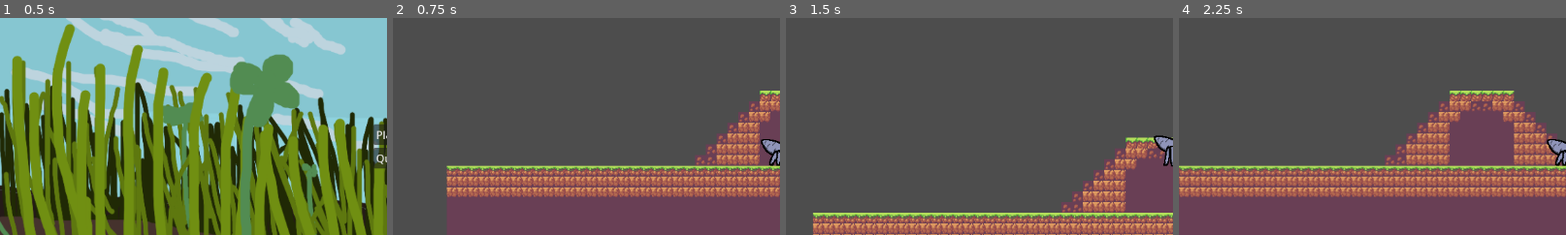
Above: before the commit, frames 1-4 (left to right).
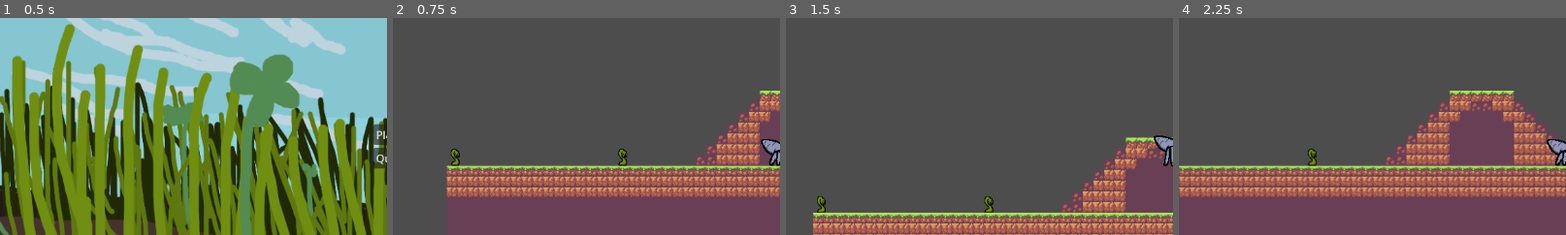
Above: after the commit, the same moments.

Repository: elijahzins/2DPlatfomer
Game: Godot game, scene res://start_menu.tscn
The game is run twice, just before and just after one commit, with the same random seed, the same clock (stepped at 60 frames per second) and the same inputs.
Inputs (mouse positions are % of the whole screen's width and height, from its top left):
- Up to frame 1 (0.5 s): no input
- Up to frame 2 (0.75 s): click "Play" at 0.5 s
- Up to frame 3 (1.5 s): tap Enter (ui_accept) at 1.25 s; move the mouse to (72, 45) at 1.27 s; hold Right (ui_right) from 1.28 s (still down); hold Shift from 1.28 s (still down); click (72, 45) at 1.42 s
- Up to frame 4 (2.25 s): tap Enter (ui_accept) at 1.52 s; release Right (ui_right) at 2 s; release Shift at 2 s; drag from (30, 55) to (72, 60) at 2.02 s
The pictures show only the part of the screen within x 0-50%, y 20-70%; the shares and areas given below are measured in that part.

Frame 1 is identical in both runs. In frame 2, 0.3% of the frame differs, in the area x 15-61%, y 60-69%; in frame 3, 0.3%; in frame 4, 0.2%.

Commit message:
Checkpoints will now update when a new checkpoint is reached

Diff:
--- a/Scripts/SceneScripts/checkpoint.gd
+++ b/Scripts/SceneScripts/checkpoint.gd
@@ -5,21 +5,29 @@
 
 # Called when the node enters the scene tree for the first time.
 func _ready() -> void:
-	if GlobalScript.checkpoint_is_open == true:
+	checkpointSprite.play("closed")
+	if GlobalScript.checkpoint_position == $RespawnPoint.global_position:
 		checkpointSprite.play("opened")
+		GlobalScript.previous_checkpoint_node = self
 
 # Called every frame. 'delta' is the elapsed time since the previous frame.
 func _process(delta: float) -> void:
-	if GlobalScript.checkpoint_is_open == false:
-		checkpointSprite.play("closed")
-	else: if checkpointSprite.animation == "opening" and checkpointSprite.frame == 4:
+	#if GlobalScript.checkpoint_is_open == false:
+		#checkpointSprite.play("closed")
+	#else:
+	if checkpointSprite.animation == "opening" and checkpointSprite.frame == 4:
 		checkpointSprite.play("opened")
 
 #if the player's body is a part of the "GBLplayer" do the following when entering the checkpoint
 func _on_body_entered(body: Node2D) -> void:
-	if body.is_in_group("GBLplayer"):
+	if body.is_in_group("GBLplayer") && GlobalScript.checkpoint_position != $RespawnPoint.global_position:
 		GlobalScript.checkpoint_position = $RespawnPoint.global_position
 		if GlobalScript.checkpoint_is_open == false:
 			GlobalScript.checkpoint_is_open = true
 			checkpointSprite.play("opening")
-			GlobalScript.checkpoint_is_open = true
+			GlobalScript.checkpoint_is_open = false
+
+#when encountering a Area2D checkpoint node, close the previous checkpoint and make the new checkpoint the previous
+		if GlobalScript.previous_checkpoint_node:
+			GlobalScript.previous_checkpoint_node.checkpointSprite.play("closed")
+		GlobalScript.previous_checkpoint_node = self
--- a/global_script.gd
+++ b/global_script.gd
@@ -3,3 +3,4 @@
 var checkpoint_is_open = false
 
 var checkpoint_position: Vector2 = Vector2(-999,-999)
+var previous_checkpoint_node: Area2D = null
--- a/player.tscn
+++ b/player.tscn
@@ -169,6 +169,12 @@
 
 [node name="CheckpointManager" type="Node" parent="."]
 
+[node name="Checkpoint2" parent="CheckpointManager" instance=ExtResource("13_606se")]
+position = Vector2(-484, 20)
+
+[node name="Checkpoint3" parent="CheckpointManager" instance=ExtResource("13_606se")]
+position = Vector2(-235, 20)
+
 [node name="Checkpoint" parent="CheckpointManager" instance=ExtResource("13_606se")]
 position = Vector2(411, -92)
 
